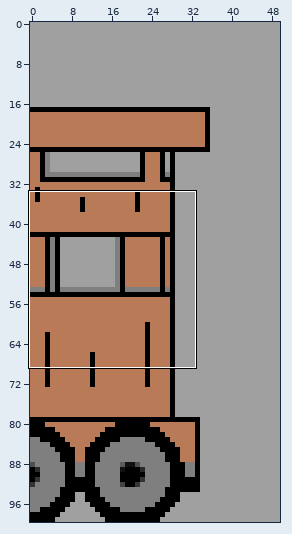
Two states of a sprite sheet, assets/ui/icon/squad_icon/icon_siege_tower.png. The first picture is a wide view before the edit; the outline marks the close-up.
Close-up. The starting point:
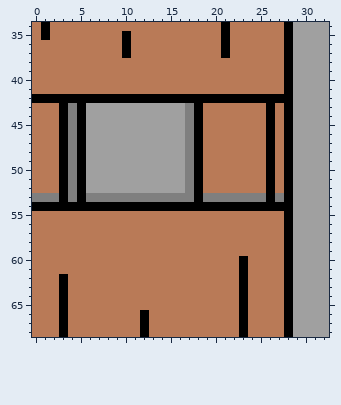
The file is 50x100 pixels. Colours within 5 levels of each other are drawn and written as one. Shown: x 0..32, y 34..68.
New version:
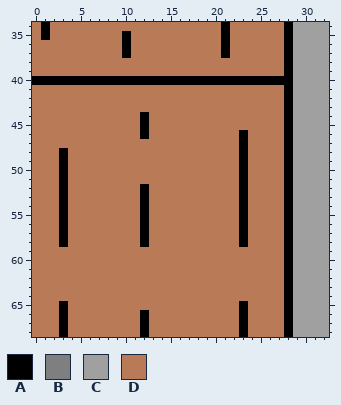
Palette (. is transparent): A #000000  B #7f7f7f  C #a0a0a0  D #b97a57
The edit:
The author changed colour B to colour A in row 53 at x 12 and 23.
The author changed colour C to colour A in rows 44 to 46 at x 12; in row 52 at x 12.
The author changed colour D to colour A in row 40 at x 0 to 27; in rows 46 to 52 at x 23; in rows 55 to 58 at x 3, 12 and 23.
The author changed colour A to colour D in row 42 at x 0 to 27; in rows 43 to 47 at x 3, 5, 18 and 26; in rows 48 to 53 at x 5, 18 and 26; in row 54 at x 0 to 2, 4 to 11, 13 to 22 and 24 to 27; in rows 60 to 61 at x 23; in rows 62 to 64 at x 3 and 23.
The author changed colour B to colour D in rows 43 to 52 at x 4 and 17; in row 53 at x 0 to 2, 4, 6 to 11, 13 to 17, 19 to 22, 24 to 25 and 27.
The author changed colour C to colour D in row 43 at x 6 to 16; in rows 44 to 46 at x 6 to 11 and 13 to 16; in rows 47 to 51 at x 6 to 16; in row 52 at x 6 to 11 and 13 to 16.
Where, in picture pixels (left, top, right, bottom), the same in both close-ups:
changed: (32, 76, 284, 301)
